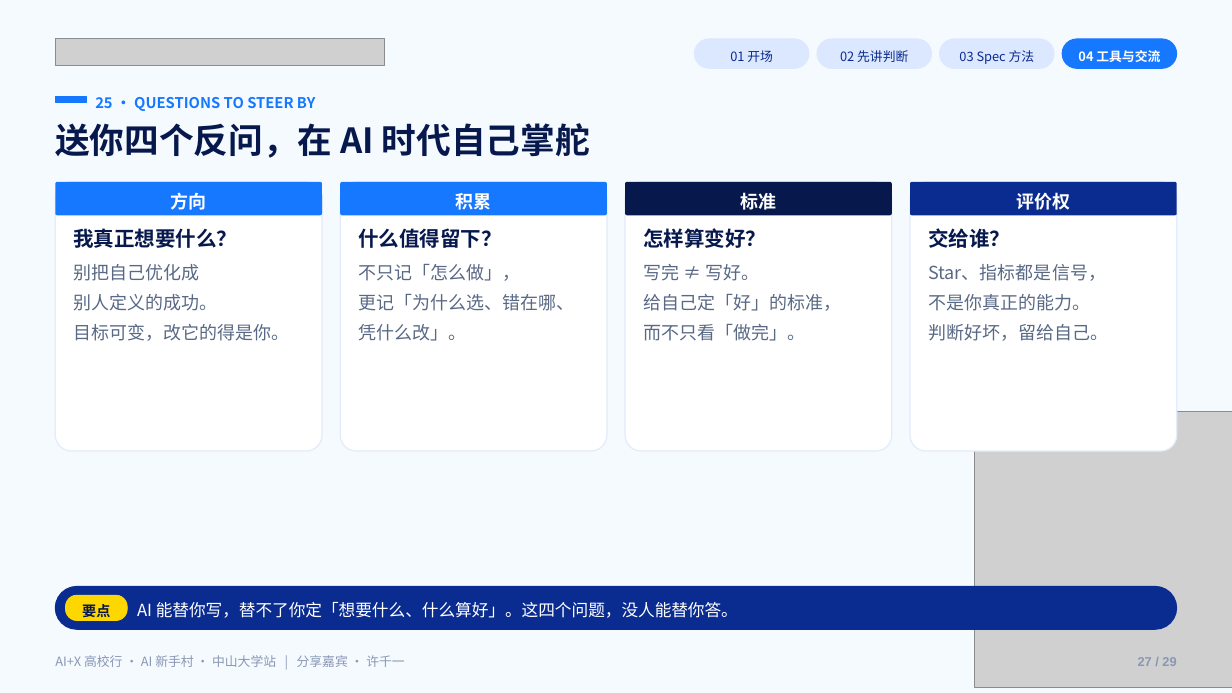
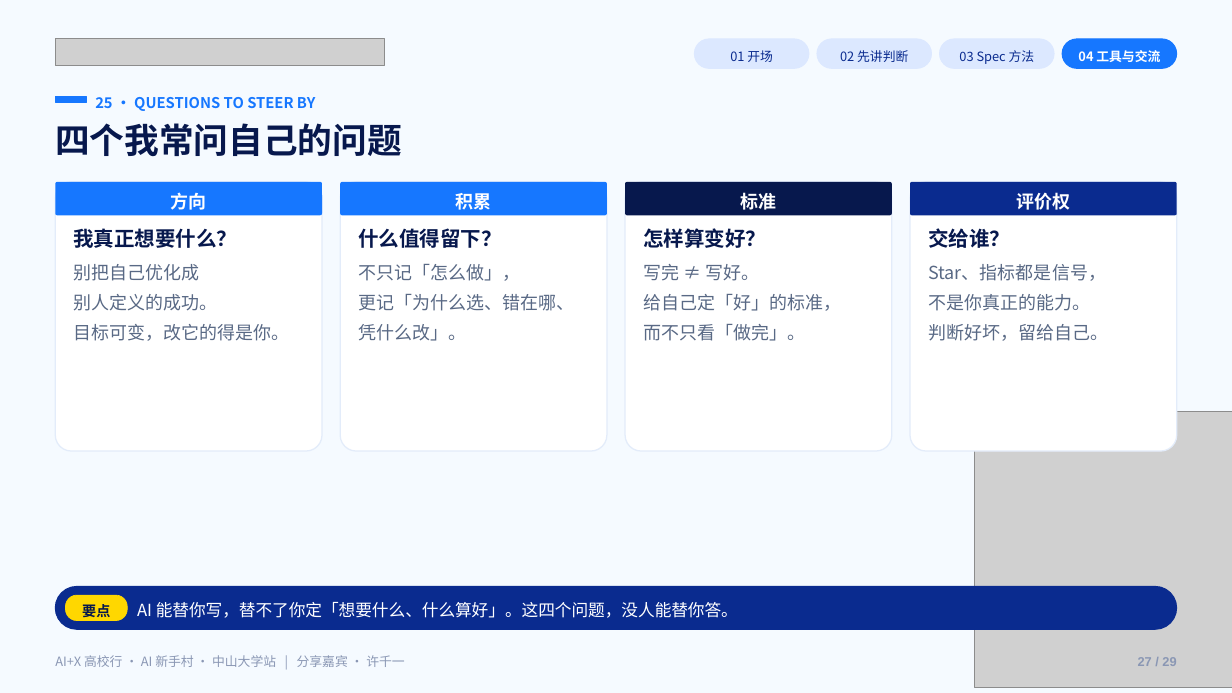
Before and after one commit to Frocir/aix-talk, a slide deck: slide 27 of aix-talk-26pages.pptx. Drawn at 1232x693 pixels with LibreOffice and Linux fonts; fonts in the diff are those of the drawing; grey boxes stand for pictures. Boxes give left, top, right and bottom in pixels: in the first picture for what was removed or moved away, otherwise in the second. Text is boxed around its words. In the diff, an @@ line names an element or a change of style, - is before the commit and + after.

```diff
--- a/aix-talk-26pages.pptx
+++ b/aix-talk-26pages.pptx
@@ text at (x1=55, y1=123, x2=401, y2=156): text changed @@
-送你四个反问，在 AI 时代自己掌舵
+四个我常问自己的问题
```
Also in this commit, not shown: 8 other slides changed, 2 other files.
